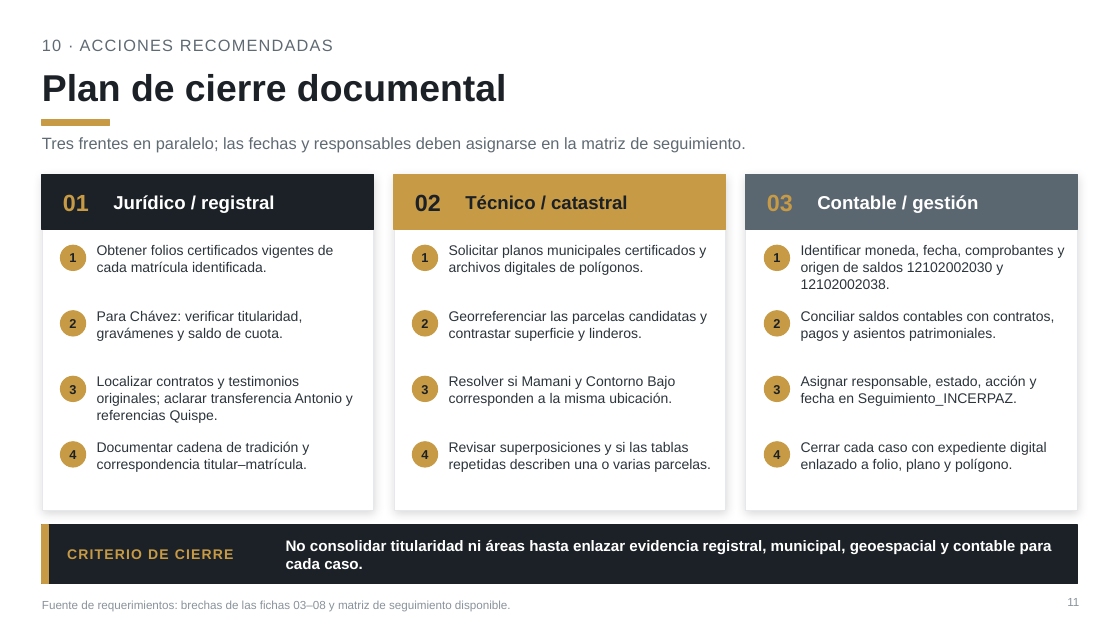
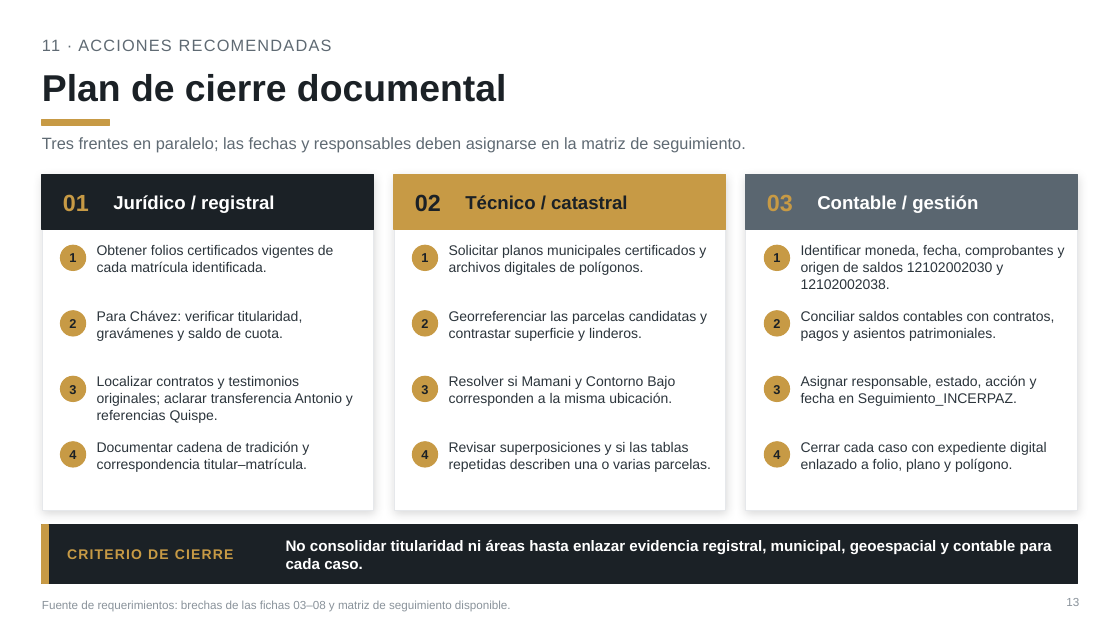
Before and after one commit to hugop1006-cpu/incerpaz-la-gran-obra, a slide deck: slide 13 of Informe_5_Casos_Patrimoniales_Viacha_2026_v2.pptx (slide 11 before the commit). Drawn at 1120x630 pixels with LibreOffice and Linux fonts; fonts in the diff are those of the drawing. Boxes give left, top, right and bottom in pixels: in the first picture for what was removed or moved away, otherwise in the second. Text is boxed around its words. In the diff, an @@ line names an element or a change of style, - is before the commit and + after.

```diff
--- a/Informe_5_Casos_Patrimoniales_Viacha_2026_v2.pptx
+++ b/Informe_5_Casos_Patrimoniales_Viacha_2026_v2.pptx
@@ text at [42,39,332,51]: text changed @@
-10 · ACCIONES RECOMENDADAS
+11 · ACCIONES RECOMENDADAS
@@ page number at [1066,598,1079,606]: text changed @@
-11
+13
```
Also in this commit, not shown: 7 other slides changed, 2 slides added.
